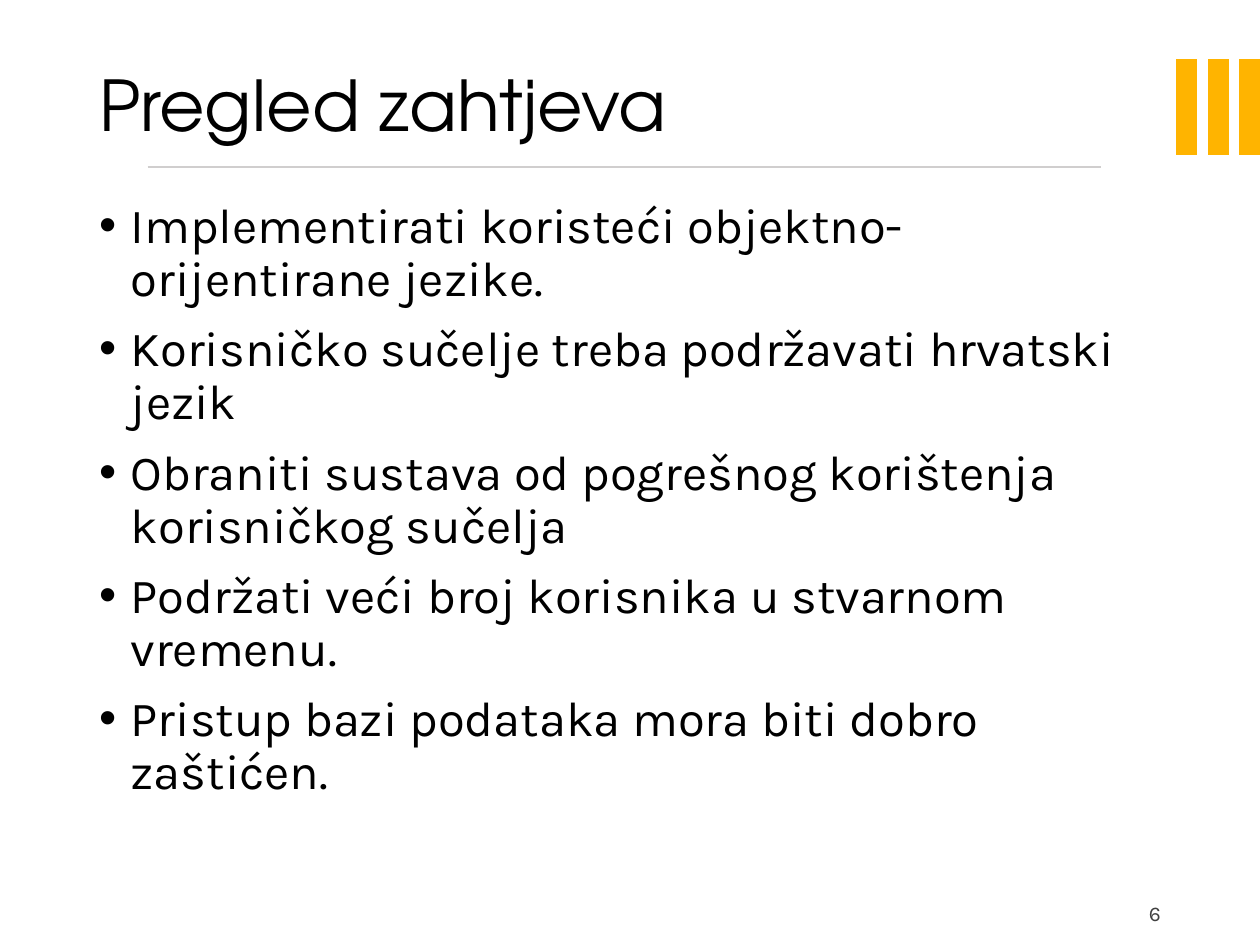
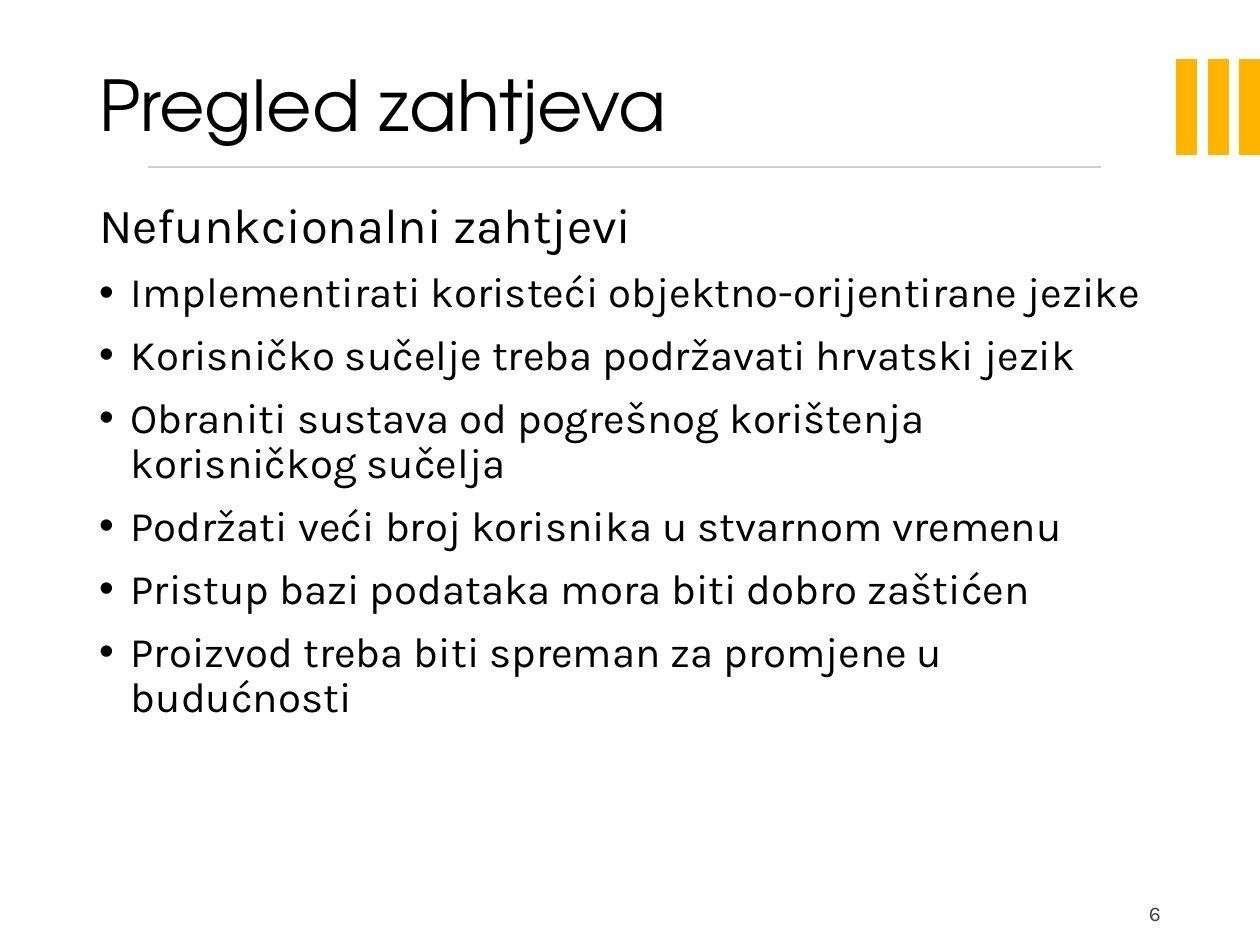
Before and after one commit to filip-ljubotina/zoolanders, a slide deck: slide 6 of PROGI_projekt.pptx. Drawn at 1260x945 pixels with LibreOffice and Linux fonts; fonts in the diff are those of the drawing; background and template pictures are left out. Boxes give left, top, right and bottom in pixels: in the first picture for what was removed or moved away, otherwise in the second. Text is boxed around its words. In the diff, an @@ line names an element or a change of style, - is before the commit and + after.

```diff
--- a/PROGI_projekt.pptx
+++ b/PROGI_projekt.pptx
@@ text at (x1=99, y1=209, x2=1139, y2=318): text changed; size 28 to 24 pt @@
-• Implementirati koristeći objektno-orijentirane jezike.
+Nefunkcionalni zahtjevi
+• Implementirati koristeći objektno-orijentirane jezike
@@ text at (x1=131, y1=339, x2=1075, y2=489): size 28 to 24 pt in "Korisničko sučelje treba podržavati hrvatski jezik", "Obraniti sustava od pogrešnog korištenja korisničkog sučelja" @@
@@ text at (x1=131, y1=509, x2=1061, y2=713): text changed; size 28 to 24 pt @@
-• Podržati veći broj korisnika u stvarnom vremenu.
-• Pristup bazi podataka mora biti dobro zaštićen.
+• Podržati veći broj korisnika u stvarnom vremenu
+• Pristup bazi podataka mora biti dobro zaštićen
+• Proizvod treba biti spreman za promjene u budućnosti
```
Also in this commit, not shown: 11 other slides changed, 1 slide added, 1 slide removed.
